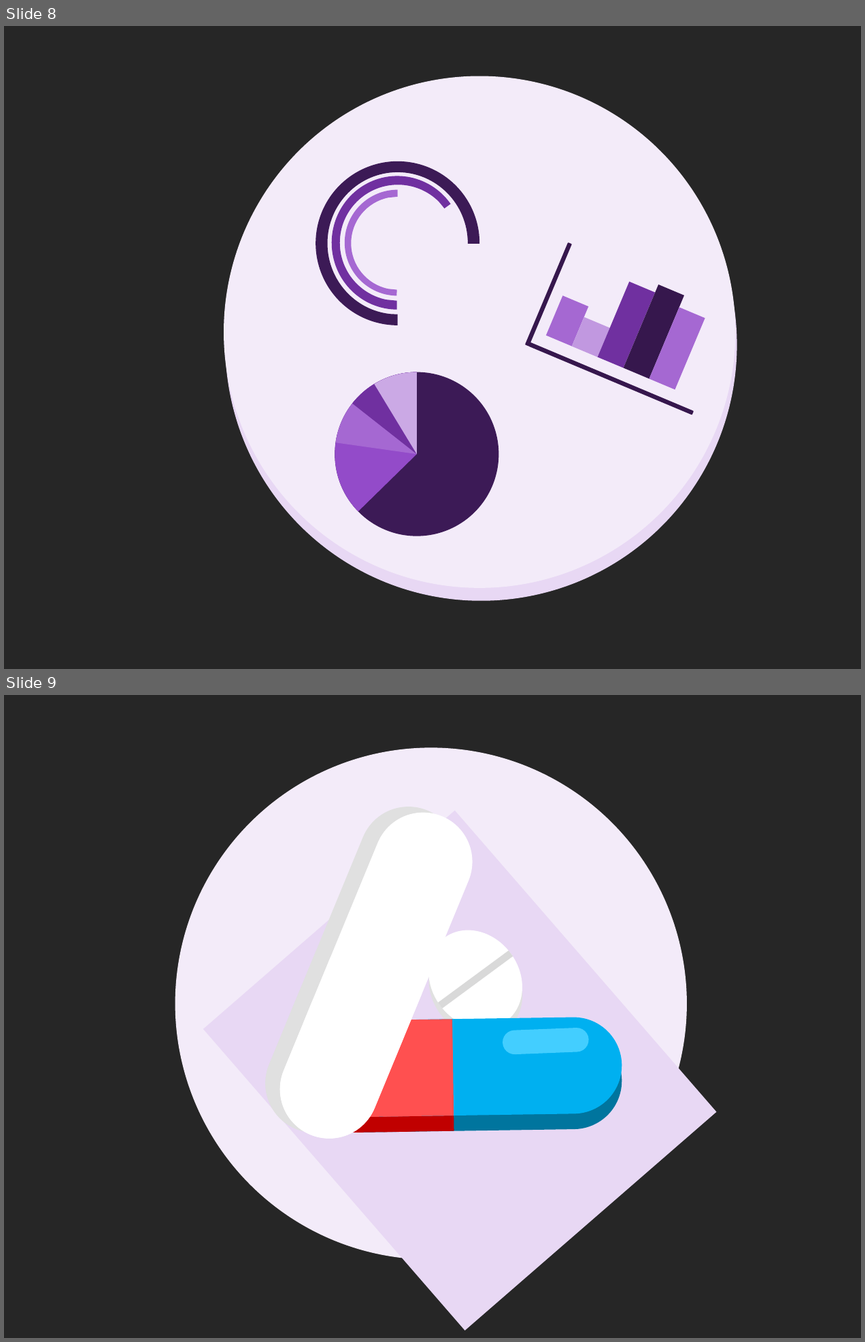
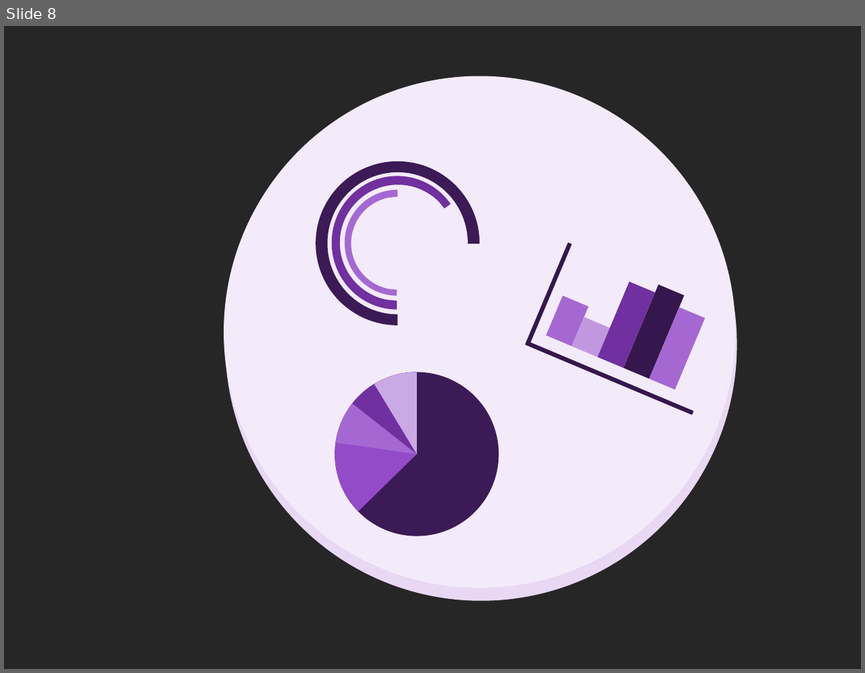
Before and after one commit to gustavogitzel/Discussex, a slide deck: Rascunhos/Logo - PP2.pptx. Shown one above the other, each under a label of ours: slides 8 and 9 before the commit, slide 8 after it. The pictures are 865x1342 and 865x673 pixels, drawn with LibreOffice and Linux fonts; fonts in the diff are those of the drawing. Boxes give left, top, right and bottom in pixels: in the first picture for what was removed or moved away, otherwise in the second. Text is boxed around its words. In the diff, an @@ line names an element or a change of style, - is before the commit and + after.

```diff
--- a/Rascunhos/Logo - PP2.pptx
+++ b/Rascunhos/Logo - PP2.pptx
@@ slide 9 removed at [4,695,861,1338], background #262626 @@
@@ ellipse removed at [175,747,687,1259] @@
@@ rectangle removed at [203,811,717,1330] @@
@@ ellipse removed at [410,912,542,1047] @@
@@ ellipse removed at [410,919,542,1055] @@
@@ group removed at [250,791,487,1154]: 4 rounded rectangles, 2 rectangles @@
@@ line removed from (511, 953) to (440, 1005) @@
@@ group removed at [283,1016,623,1134]: 5 rounded rectangles, 2 rectangles @@
```
Also in this commit, not shown: 6 slides added, 2 other files.
